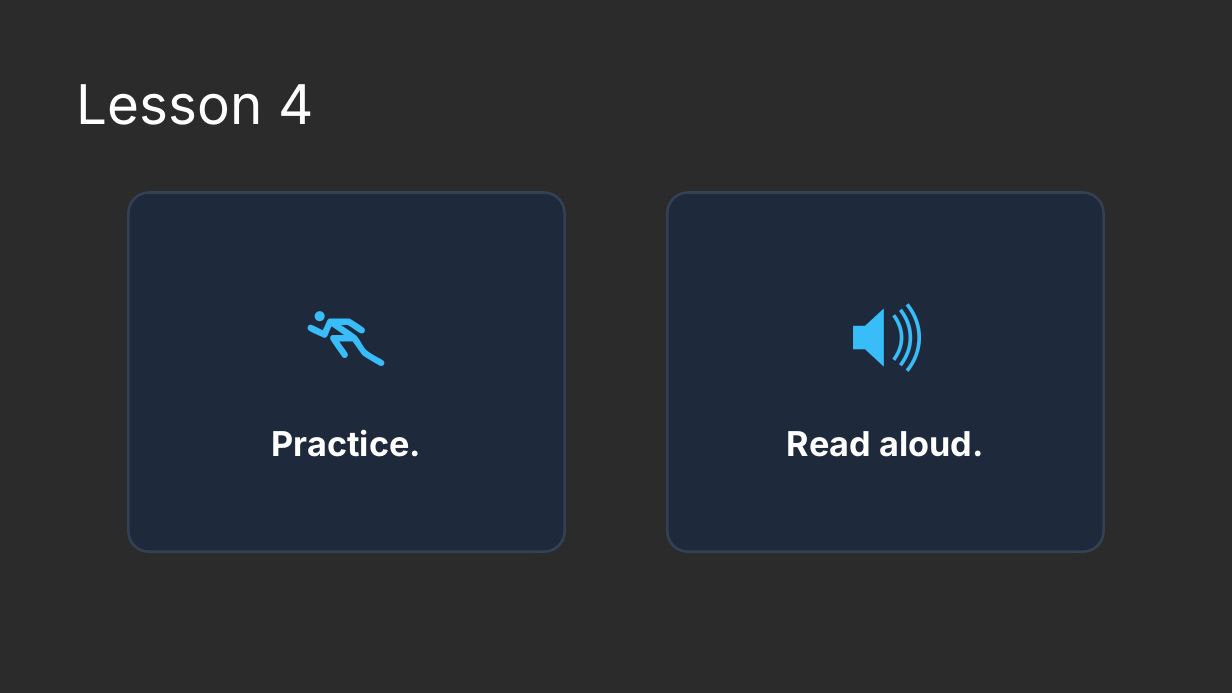
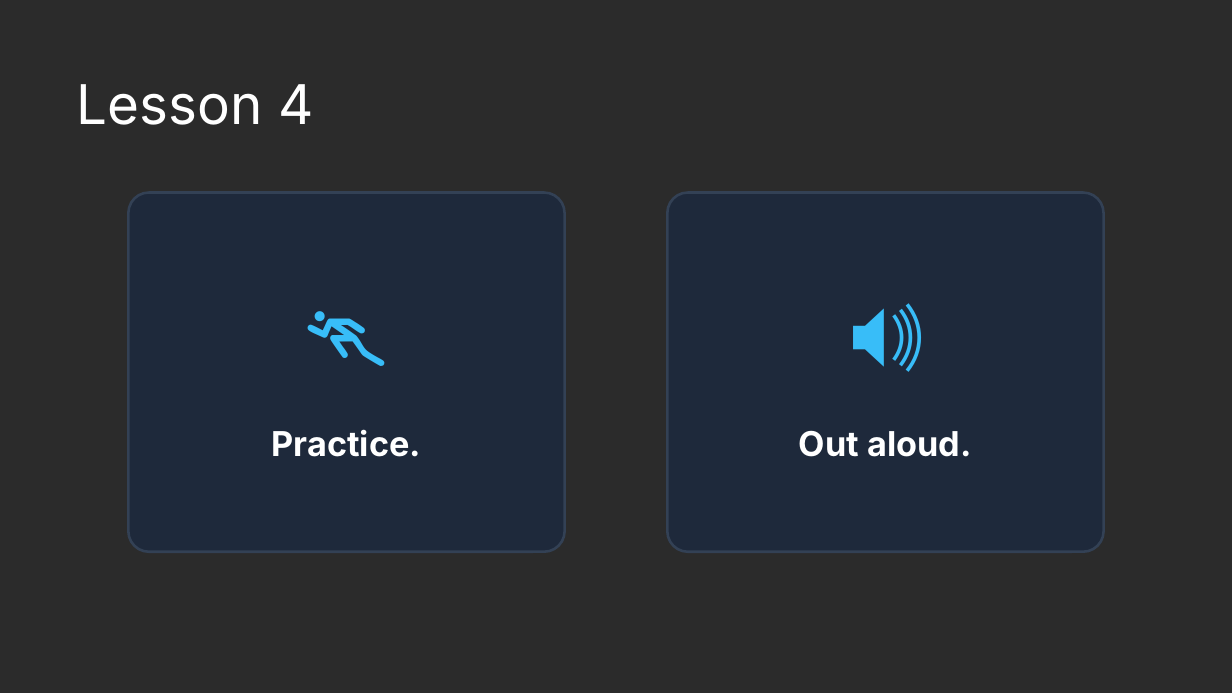
Before and after one commit to naruoga/presentations, a slide deck: slide 9 of COSCUP2026_MyBrokenEnglishStillWorks.odp. Drawn at 1232x693 pixels with LibreOffice and Linux fonts; fonts in the diff are those of the drawing; background and template pictures are left out; a plain dark background stands for a picture behind light text. Boxes give left, top, right and bottom in pixels: in the first picture for what was removed or moved away, otherwise in the second. Text is boxed around its words. In the diff, an @@ line names an element or a change of style, - is before the commit and + after.

```diff
--- a/COSCUP2026_MyBrokenEnglishStillWorks.odp
+++ b/COSCUP2026_MyBrokenEnglishStillWorks.odp
@@ text at box(799, 430, 971, 457): text changed @@
-Read aloud.
+Out aloud.
```
Also in this commit, not shown: 3 other slides changed, 2 slides added.
